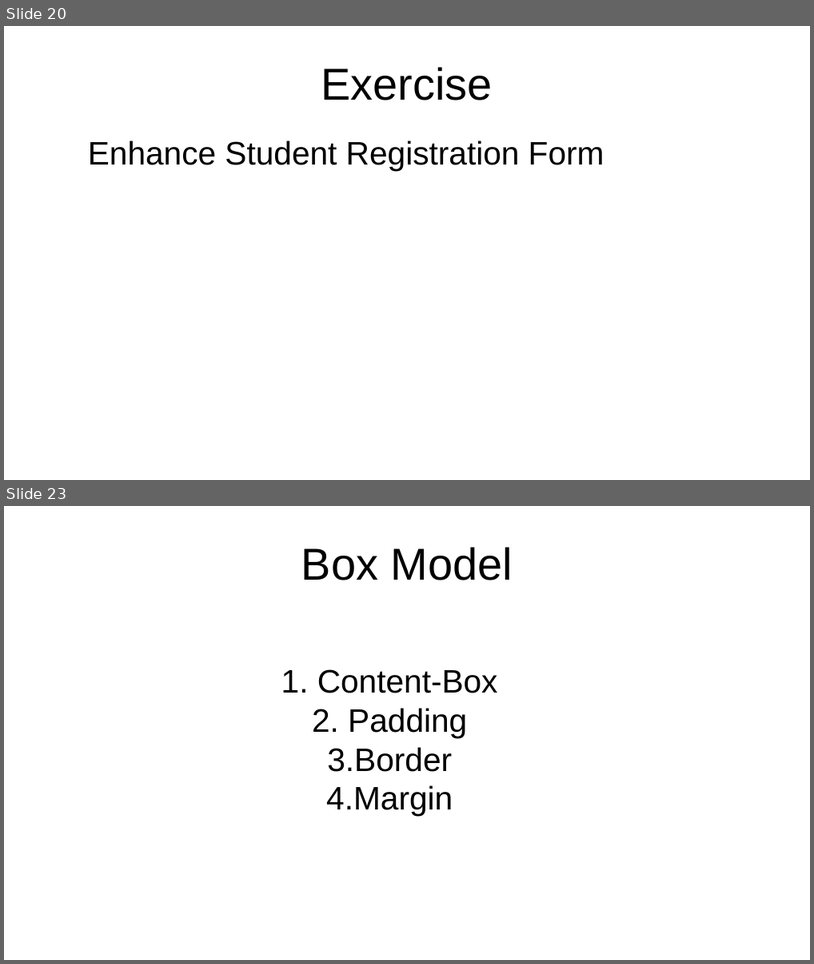
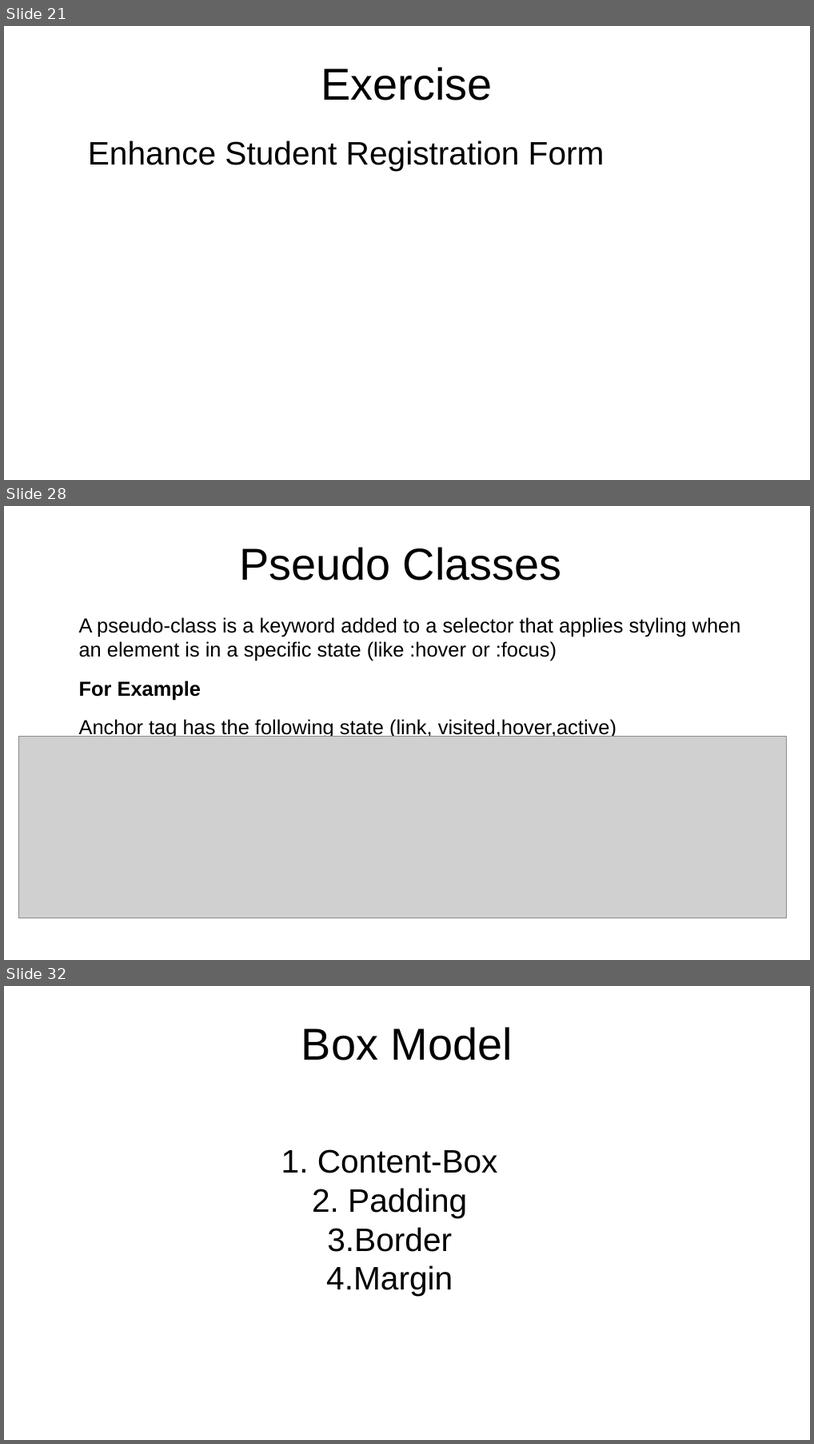
Before and after one commit to sam-rubin/exercises, a slide deck: Introduction_To_HTML.odp. Shown one above the other, each under a label of ours: slides 20 and 23 before the commit, slides 21, 28 and 32 after it; the slides between them are not shown. The pictures are 814x964 and 814x1444 pixels, drawn with LibreOffice and Linux fonts; fonts in the diff are those of the drawing; grey boxes stand for pictures. Boxes give left, top, right and bottom in pixels: in the first picture for what was removed or moved away, otherwise in the second. Text is boxed around its words. In the diff, an @@ line names an element or a change of style, - is before the commit and + after.

```diff
--- a/Introduction_To_HTML.odp
+++ b/Introduction_To_HTML.odp
@@ slide 28 added at bbox=[4, 506, 810, 960], background #FFFFFF @@
@@ title added at bbox=[239, 547, 562, 580], 44 pt, text #000000 @@
+Pseudo Classes
@@ text added at bbox=[79, 617, 742, 739], 20 pt, text #000000 @@
+A pseudo-class is a keyword added to a selector that applies styling when an element is in a specific state (like :hover or :focus)
+For Example
+Anchor tag has the following state (link, visited,hover,active)
@@ picture added at bbox=[18, 736, 787, 918] @@
@@ what was slide 20 is now slide 21 @@
@@ what was slide 23 is now slide 32 @@
```
Also in this commit, not shown: 4 slides changed, 15 other slides added, 3 slides removed, 1 other file.
